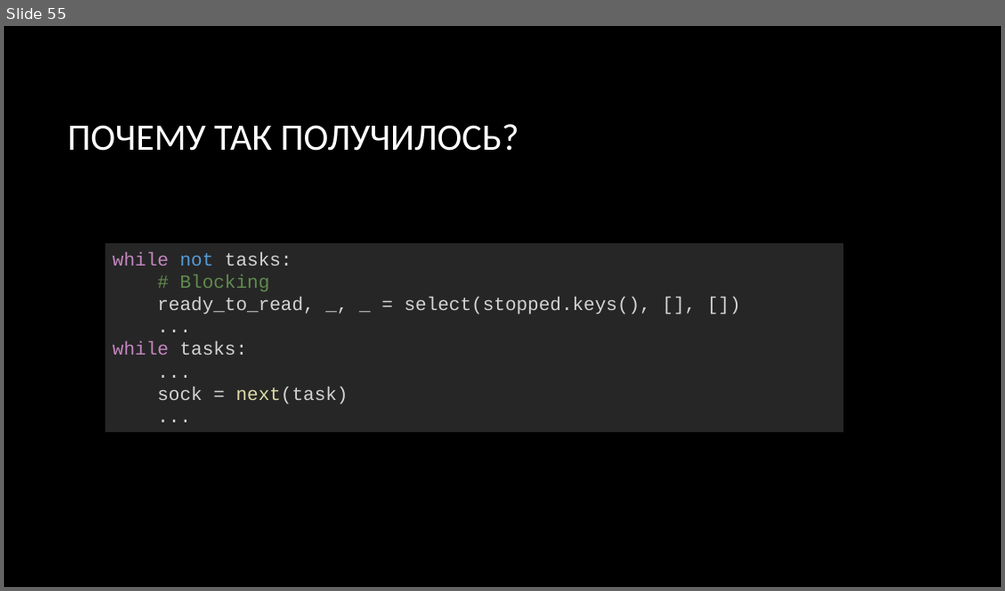
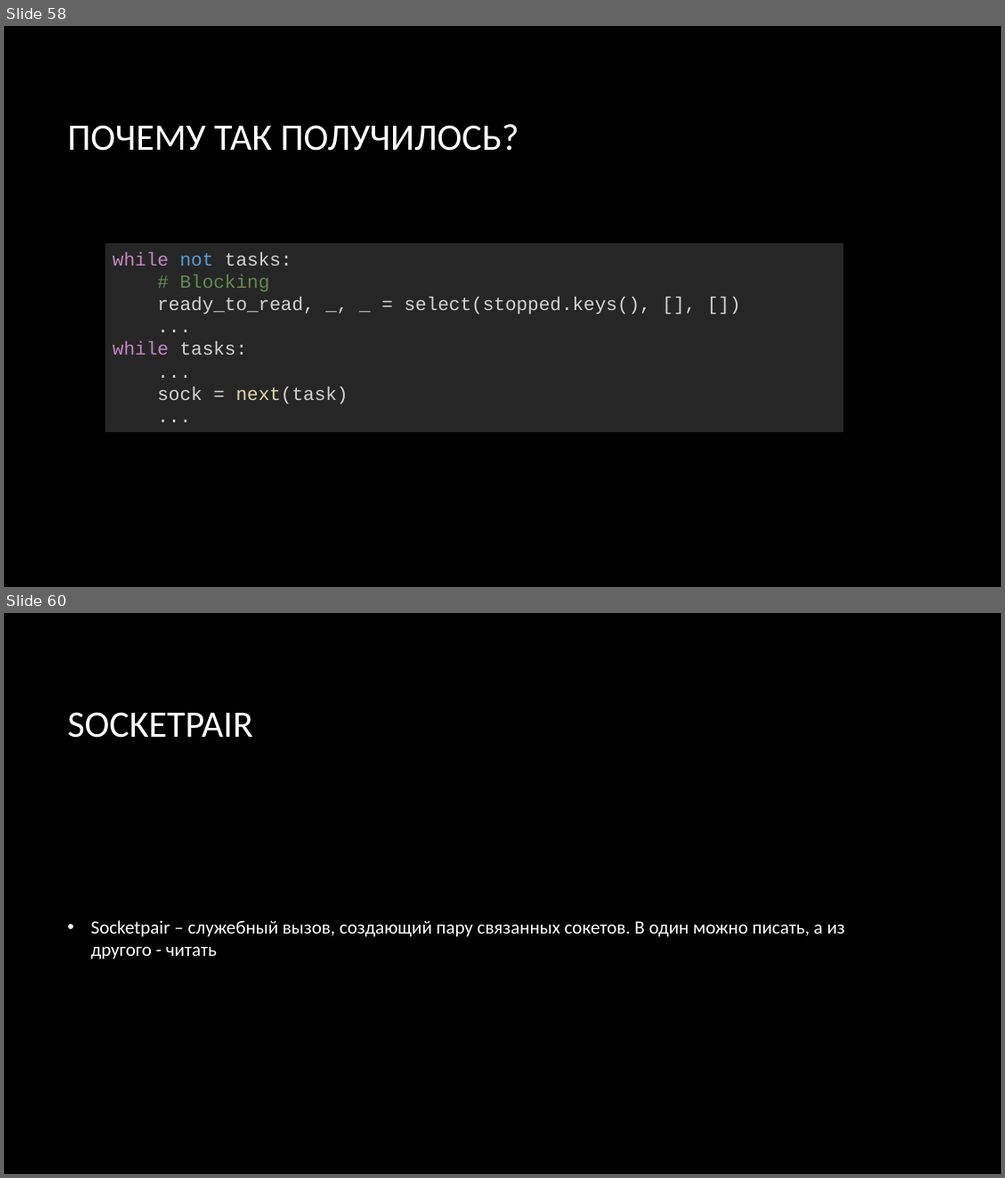
Before and after one commit to fantomius/AsyncPython, a slide deck: AsyncPython.pptx. Shown one above the other, each under a label of ours: slide 55 before the commit, slides 58 and 60 after it; the slides between them are not shown. The pictures are 1005x591 and 1005x1178 pixels, drawn with LibreOffice and Linux fonts; fonts in the diff are those of the drawing; background and template pictures are left out. Boxes give left, top, right and bottom in pixels: in the first picture for what was removed or moved away, otherwise in the second. Text is boxed around its words. In the diff, an @@ line names an element or a change of style, - is before the commit and + after.

```diff
--- a/AsyncPython.pptx
+++ b/AsyncPython.pptx
@@ slide 60 added at [4, 613, 1001, 1174], background picture (left out) @@
@@ title added at [67, 712, 252, 738], 36 pt, text #FFFFFF @@
+SOCKETPAIR
@@ text added at [91, 920, 845, 959], 18 pt, text #FFFFFF @@
+• Socketpair – служебный вызов, создающий пару связанных сокетов. В один можно писать, а из другого - читать
@@ what was slide 55 is now slide 58 @@
```
Also in this commit, not shown: 5 slides changed, 4 other slides added.
